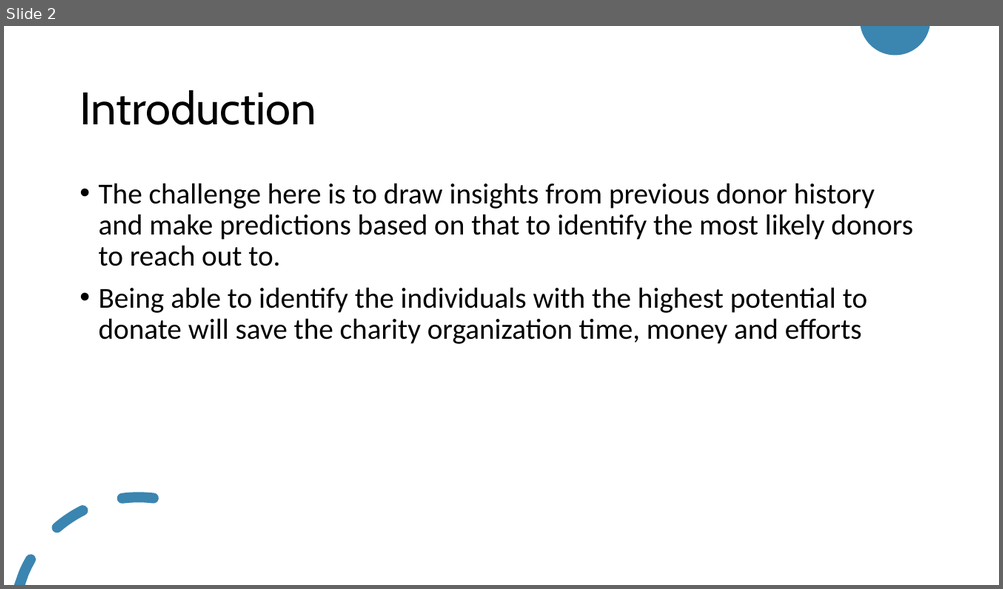
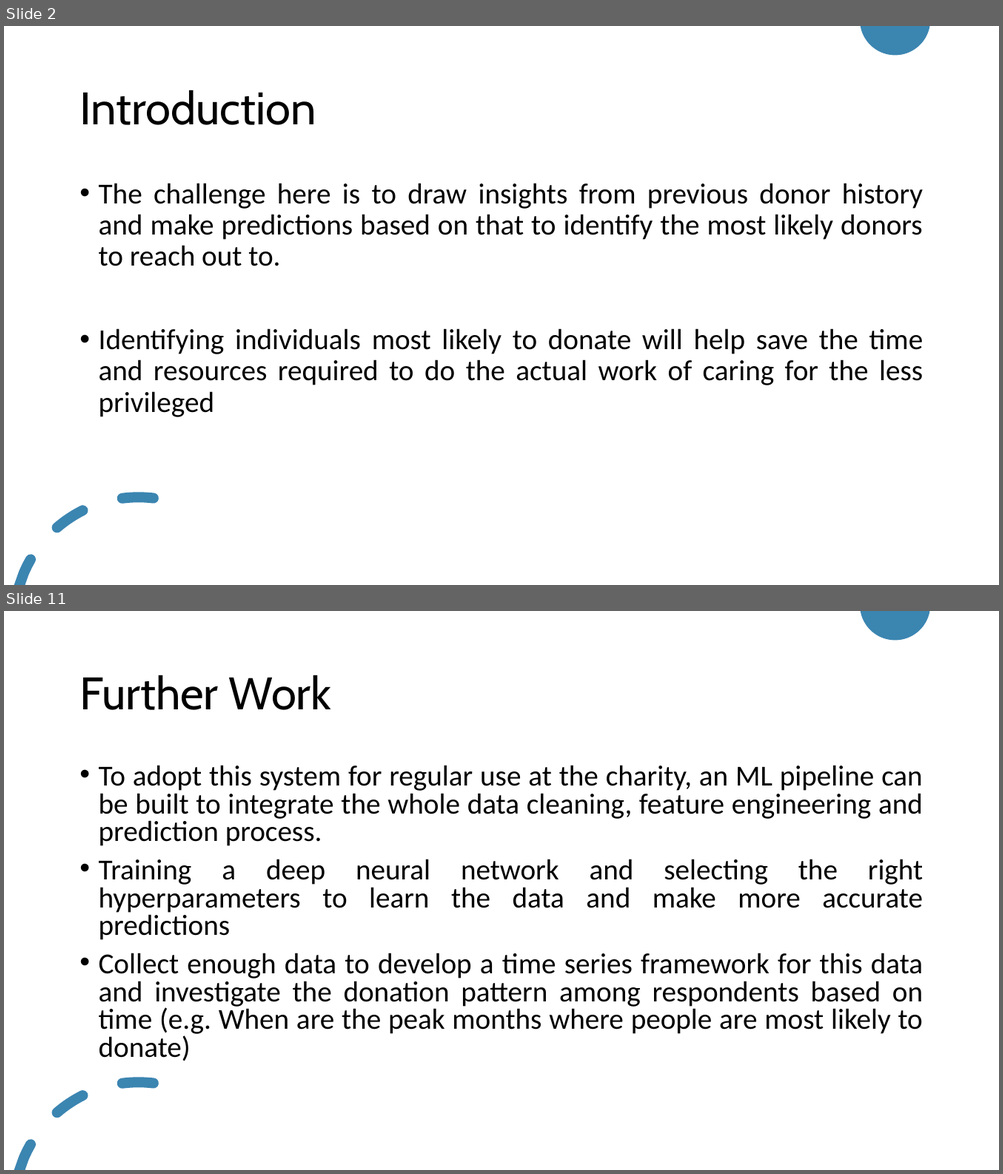
Before and after one commit to Ay-slim/Data-Science-Portfolio--Ayooluwa, a slide deck: Donor_prediction_challenge/Presentation.pptx. Shown one above the other, each under a label of ours: slide 2 before the commit, slides 2 and 11 after it; the slides between them are not shown. The pictures are 1003x589 and 1003x1174 pixels, drawn with LibreOffice and Linux fonts; fonts in the diff are those of the drawing. Boxes give left, top, right and bottom in pixels: in the first picture for what was removed or moved away, otherwise in the second. Text is boxed around its words. In the diff, an @@ line names an element or a change of style, - is before the commit and + after.

```diff
--- a/Donor_prediction_challenge/Presentation.pptx
+++ b/Donor_prediction_challenge/Presentation.pptx
@@ slide 11 added at <box>4,611,999,1170</box>, background #FFFFFF; not listed: 2 template elements that a slide beside it also shows @@
@@ title added at <box>79,675,332,710</box>, 44 pt, text #000000 @@
+Further Work
@@ text added at <box>99,765,922,1062</box>, 28 pt, text #000000 @@
+• To adopt this system for regular use at the charity, an ML pipeline can be built to integrate the whole data cleaning, feature engineering and prediction process.
+• Training a deep neural network and selecting the right hyperparameters to learn the data and make more accurate predictions
+• Collect enough data to develop a time series framework for this data and investigate the donation pattern among respondents based on time (e.g. When are the peak months where people are most likely to donate)
@@ slide 2 changed as well @@
@@ text at <box>99,183,922,266</box>: alignment left to justified @@
@@ text at <box>99,329,923,417</box>: text changed @@
-• Being able to identify the individuals with the highest potential to donate will save the charity organization time, money and efforts
+• Identifying individuals most likely to donate will help save the time and resources required to do the actual work of caring for the less privileged
```
Also in this commit, not shown: 4 other slides changed, 5 other slides added, 2 slides removed, 1 other file.
